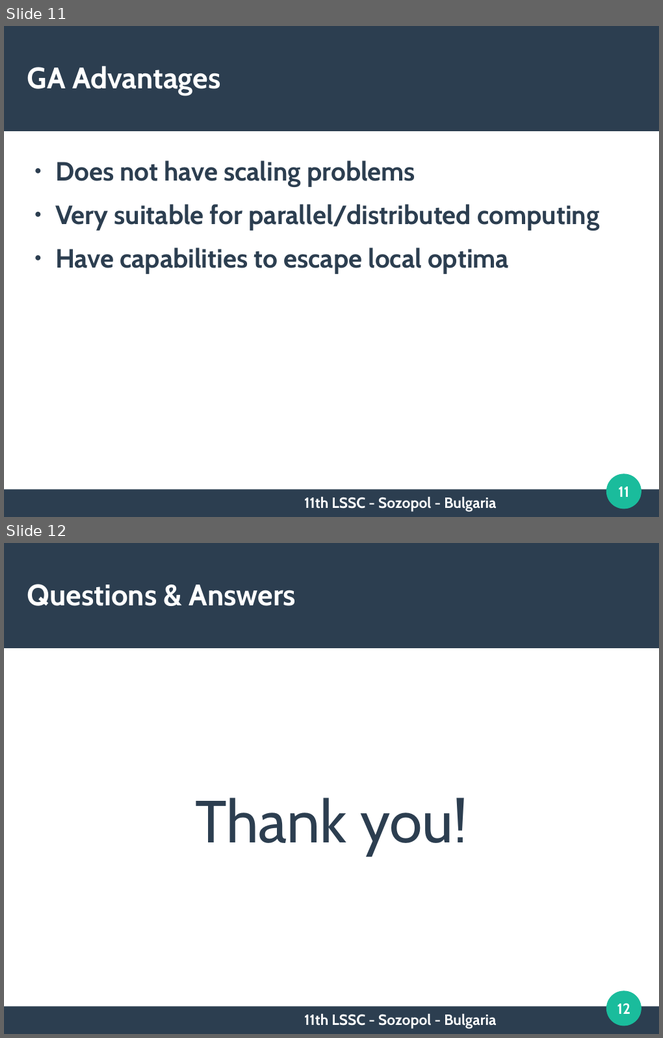
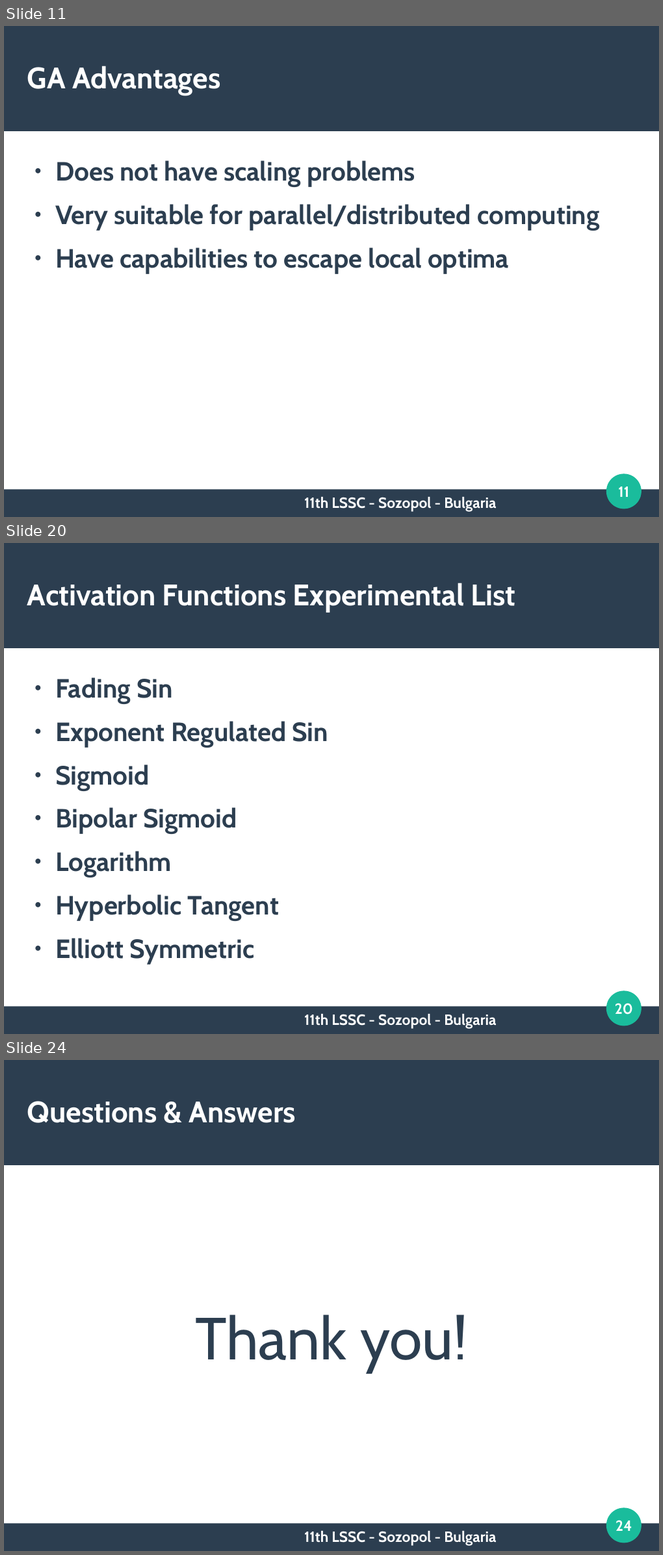
Before and after one commit to TodorBalabanov/Large-Scale-Scientific-Computations-2017, a slide deck: HybridApproachBasedOnCombinationOfBackpropagationAndEvolutionaryAlgorithmsForArtificialNeuralNetworksTrainingByUsingMobileDevicesInDistributedComputingEnvironment.odp. Shown one above the other, each under a label of ours: slides 11 and 12 before the commit, slides 11, 20 and 24 after it; the slides between them are not shown. The pictures are 663x1038 and 663x1555 pixels, drawn with LibreOffice and Linux fonts; fonts in the diff are those of the drawing; background and template pictures are left out. Boxes give left, top, right and bottom in pixels: in the first picture for what was removed or moved away, otherwise in the second. Text is boxed around its words. In the diff, an @@ line names an element or a change of style, - is before the commit and + after.

```diff
--- a/HybridApproachBasedOnCombinationOfBackpropagationAndEvolutionaryAlgorithmsForArtificialNeuralNetworksTrainingByUsingMobileDevicesInDistributedComputingEnvironment.odp
+++ b/HybridApproachBasedOnCombinationOfBackpropagationAndEvolutionaryAlgorithmsForArtificialNeuralNetworksTrainingByUsingMobileDevicesInDistributedComputingEnvironment.odp
@@ slide 20 added at (4,543,659,1034), background #FFFFFF; not listed: 3 template elements that a slide beside it also shows @@
@@ title added at (27,583,516,613), 36 pt, text #FFFFFF, bold @@
+Activation Functions Experimental List
@@ text added at (55,678,328,964), 32 pt, text #2C3E50, bold @@
+● Fading Sin
+● Exponent Regulated Sin
+● Sigmoid
+● Bipolar Sigmoid
+● Logarithm
+● Hyperbolic Tangent
+● Elliott Symmetric
@@ page number added at (615,1003,633,1015), 18 pt, text #FFFFFF, bold @@
+20
@@ text added at (304,1014,496,1029), 18 pt, text #FFFFFF, bold @@
+11th LSSC - Sozopol - Bulgaria
@@ what was slide 12 is now slide 24 @@
@@ page number at (616,1520,632,1531): text changed @@
-12
+24
```
Also in this commit, not shown: 1 slide changed, 11 other slides added.
